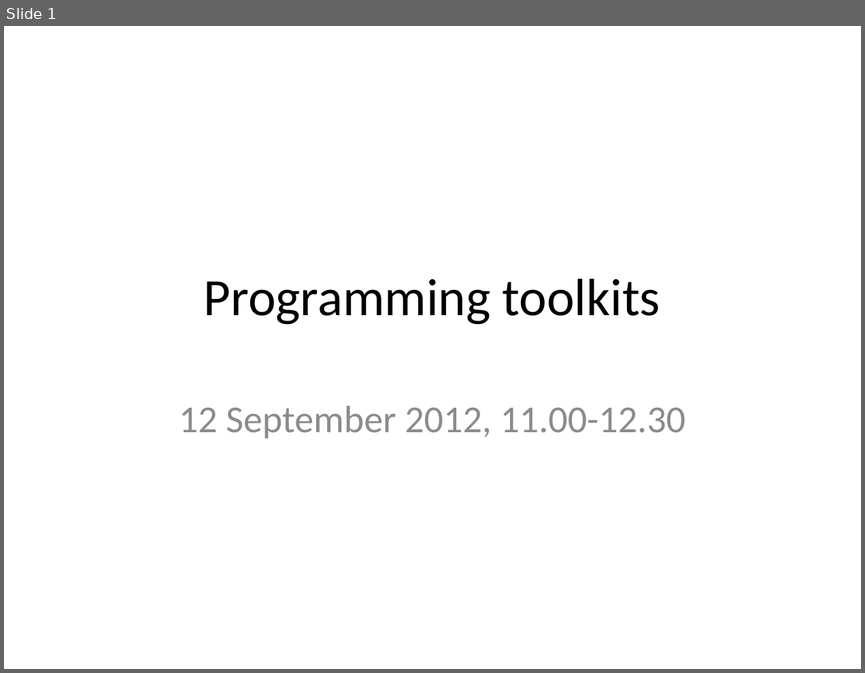
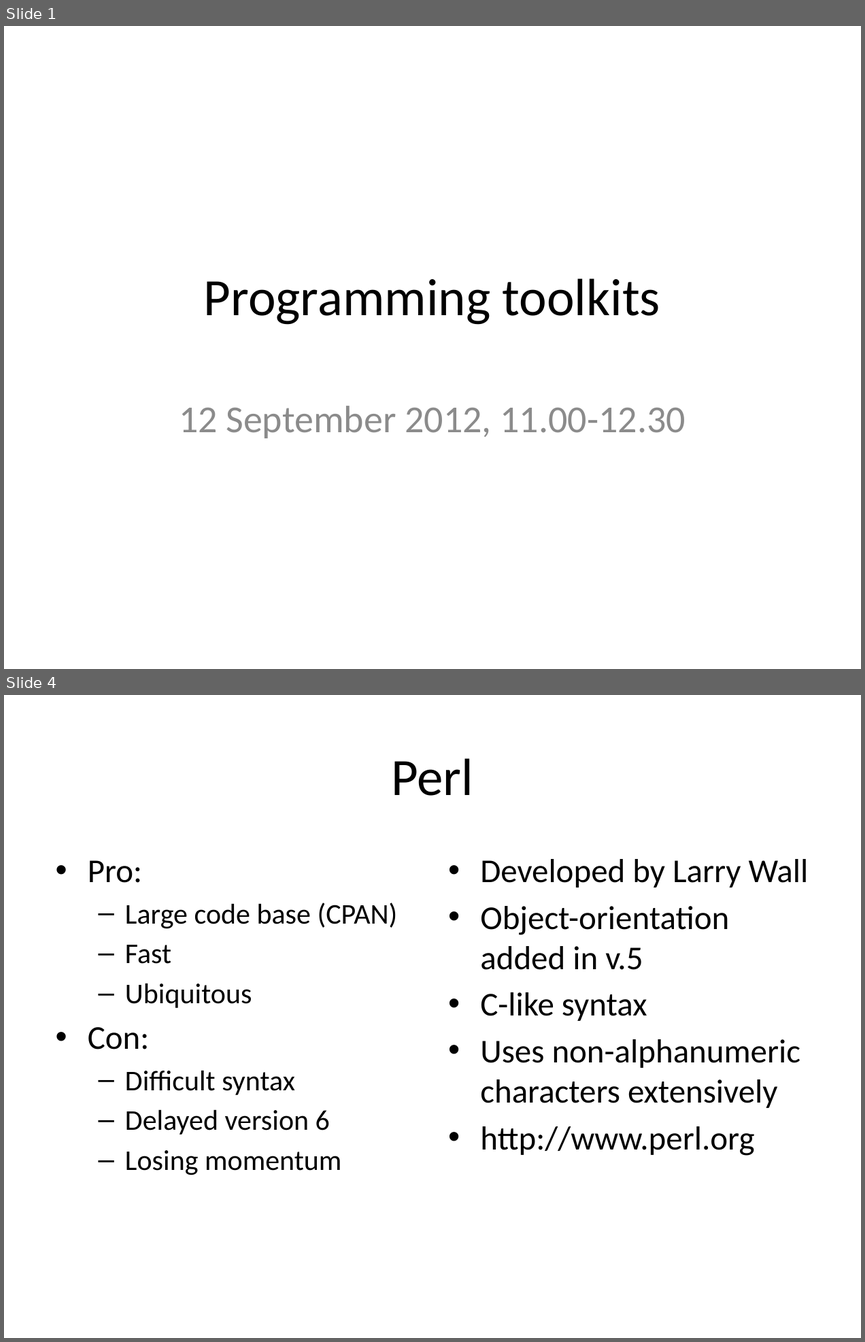
Before and after one commit to rvosa/ngs-workflows, a slide deck: doc/slides/day2/session2/Toolkits.pptx. Shown one above the other, each under a label of ours: slide 1 before the commit, slides 1 and 4 after it; the slides between them are not shown. The pictures are 865x673 and 865x1342 pixels, drawn with LibreOffice and Linux fonts; fonts in the diff are those of the drawing. Boxes give left, top, right and bottom in pixels: in the first picture for what was removed or moved away, otherwise in the second. Text is boxed around its words. In the diff, an @@ line names an element or a change of style, - is before the commit and + after.

```diff
--- a/doc/slides/day2/session2/Toolkits.pptx
+++ b/doc/slides/day2/session2/Toolkits.pptx
@@ slide 4 added at bbox=[4, 695, 861, 1338], background #FFFFFF @@
@@ title added at bbox=[391, 758, 473, 796], 44 pt, text #000000 @@
+Perl
@@ text added at bbox=[88, 860, 398, 1175], 24 pt, text #000000 @@
+• Pro:
+  – Large code base (CPAN)
+  – Fast
+  – Ubiquitous
+• Con:
+  – Difficult syntax
+  – Delayed version 6
+  – Losing momentum
@@ text added at bbox=[480, 859, 808, 1155], 28 pt, text #000000 @@
+• Developed by Larry Wall
+• Object-orientation added in v.5
+• C-like syntax
+• Uses non-alphanumeric characters extensively
+• http://www.perl.org
```
Also in this commit, not shown: 3 slides changed, 7 other slides added, 8 slides removed.
